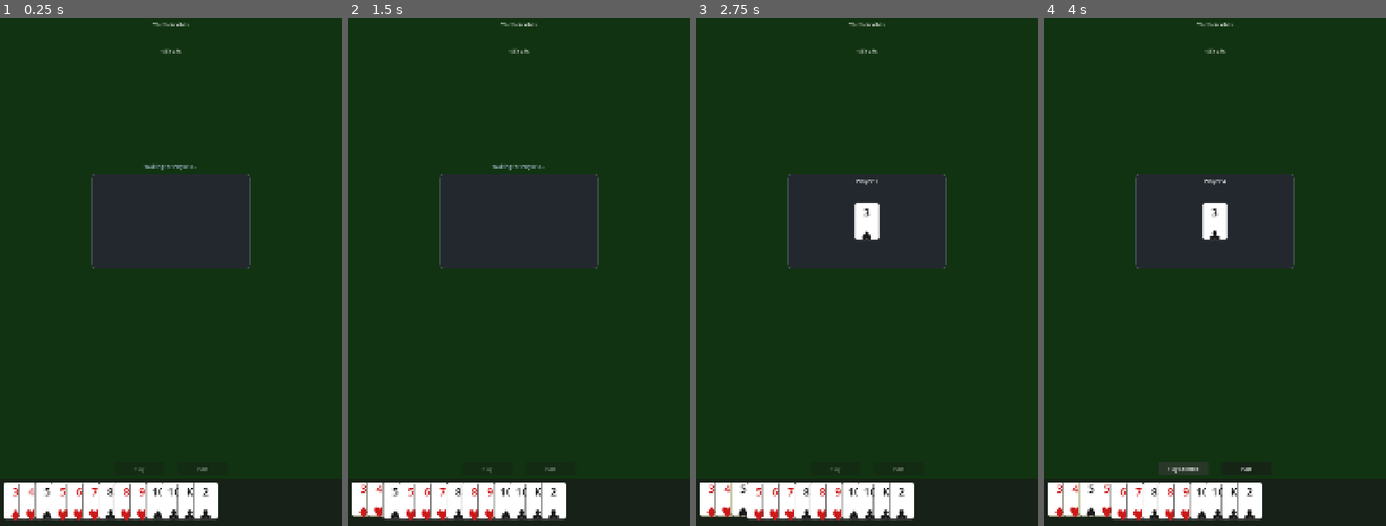
Above: before the commit, frames 1-4 (left to right).
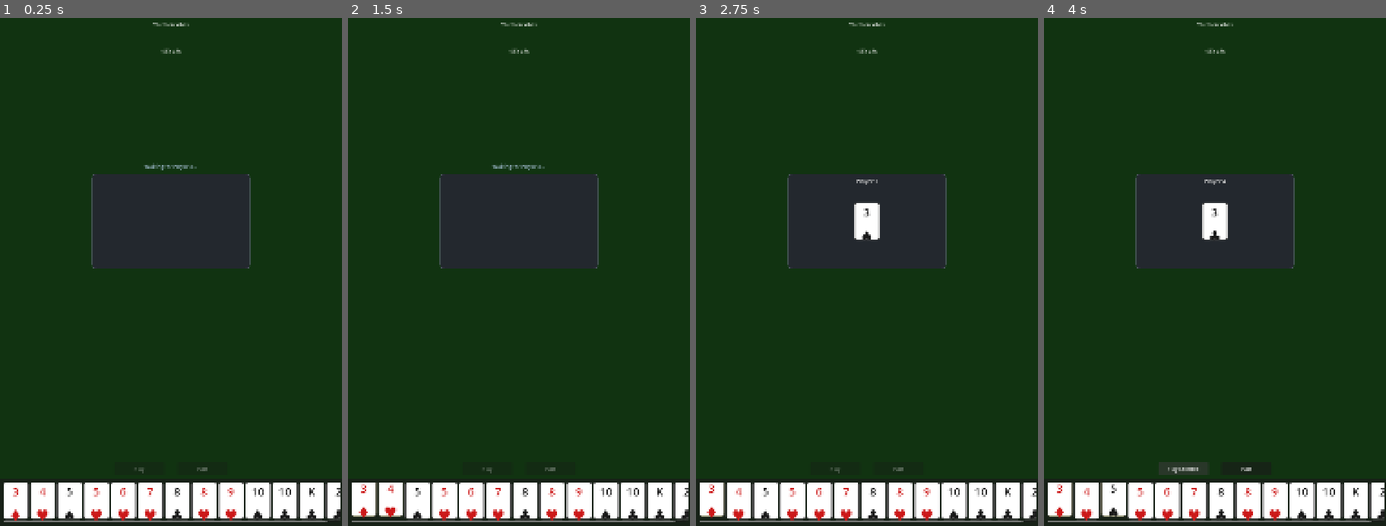
Above: after the commit, the same moments.

Repository: binhrobles/thirteen
Game: Godot game, scene res://scenes/main.tscn
The game is run twice, just before and just after one commit, with the same random seed, the same clock (stepped at 60 frames per second) and the same inputs.
Inputs (mouse positions are in pixels of both pictures, inside the frame that each line leads up to):
- Up to frame 1 (0.25 s): no input
- Up to frame 2 (1.5 s): tap Enter at 0.5 s; move the mouse to (365, 500) at 0.52 s; click (365, 500) at 0.67 s; tap Space at 1.25 s; move the mouse to (378, 500) at 1.27 s; click (378, 500) at 1.42 s
- Up to frame 3 (2.75 s): tap Enter at 2 s; move the mouse to (743, 500) at 2.02 s; click (743, 500) at 2.17 s
- Up to frame 4 (4 s): tap Space at 2.75 s; move the mouse to (1108, 500) at 2.77 s; click (1108, 500) at 2.92 s; click "Play Selected" at 3.5 s

The runs differ from the first frame. In frame 1, 4.4% of the frame differs, in the area x 1-100%, y 91-100%; in frame 2, 4.4%; in frame 3, 4.4%; in frame 4, 4.4%.

Commit message:
no overlap on hands

Diff:
--- a/scripts/player_hand.gd
+++ b/scripts/player_hand.gd
@@ -13,7 +13,7 @@
 
 ## Card overlap amount (cards will overlap by this many pixels)
 const CARD_OVERLAP := 30
-const CARD_SPACING := -30  # Negative spacing creates overlap
+const CARD_SPACING := 5
 
 
 func _ready() -> void:
